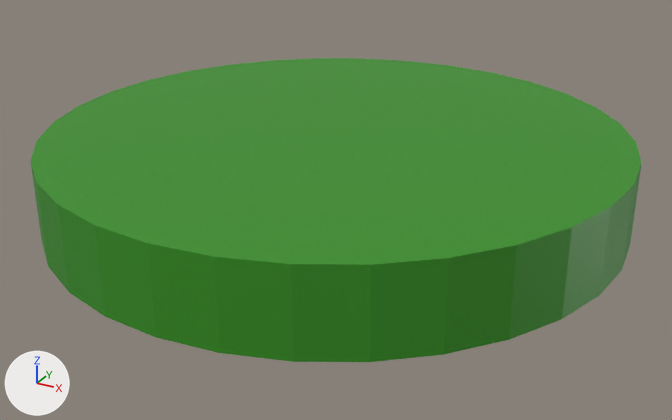
One commit to the Blender file OverCoocked/Assets/Models/Pepinillo_solo.blend: the scene before it, then after it.
The view is the same before and after, from a camera (50 mm lens) standing at (0.729, -1.326, 0.588) and looking at (0.013, -0.024, -0.063). The lights are fixed; the arrows at lower left show +X, +Y and +Z.

The scene before the commit, as lines of its bpy script (objects in view):
```python
mat_material_001 = principled_material('Material.001')
mat_material_001.base_color = (0.0356, 0.283, 0.0123)  # green #35911d
me_cilindro = bpy.data.meshes.new('Cilindro')
me_cilindro.from_pydata(...)  # a 32-sided cylinder along z spanning x -1.0..1.0, y -1.0..1.0, z -1.0..1.0
me_cilindro.materials.append(mat_material_001)  # green #35911d
ob_cilindro = bpy.data.objects.new('Cilindro', me_cilindro)
ob_cilindro.location = (0.0, 0.0, 0.0)
ob_cilindro.scale = (0.5, 0.5, 0.07)
```
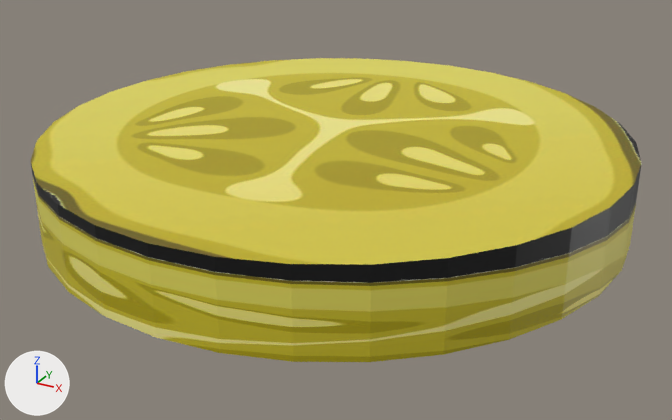
Edits to the scene script, one JSON object a line:
```json
{"op": "add", "block": "img_pepinillo_png", "code": ["img_pepinillo_png = load_image('pepinillo.png', '../Textures/pepinillo.png', 500, 500, 'sRGB')"]}
{"op": "remove", "block": "mat_material_001", "code": "mat_material_001.base_color = (0.0356, 0.283, 0.0123)  # green #35911d"}
{"op": "add", "block": "mat_material_001", "code": "mat_material_001.texture = img_pepinillo_png"}
{"block": "me_cilindro", "where": "me_cilindro.from_pydata(...)  # 64 vertices, 34 faces; spans x -1.0..1.0, y -1.0..1.0, z -1.0..1.0"}
{"block": "me_cilindro", "where": "# used by ob_cilindro; location = (0.0, 0.0, 0.0); scale = (0.5, 0.5, 0.07)"}
{"block": "me_cilindro", "change": "me_cilindro part 1: texture (UV) coordinates of 2 of 34 faces, centred in x 0.0, y 0.0, z -1.0..1.0, changed; they spanned u 0.01..0.99, v 0.01..0.49 and now span u 0.1..0.89, v 0.1..0.89"}
```

Boxes [x1, y1, x2, y2] around the edits, measured in the pictures (672 x 420 px):
```json
{"object": "Cilindro", "change": "surface changed", "before": [31, 58, 642, 362], "after": [31, 58, 642, 362], "on screen": "green to yellow"}
{"part": 1, "of": "me_cilindro", "change": "surface changed", "before": [31, 58, 642, 265], "after": [31, 58, 642, 265], "on screen": "green to yellow"}
```
